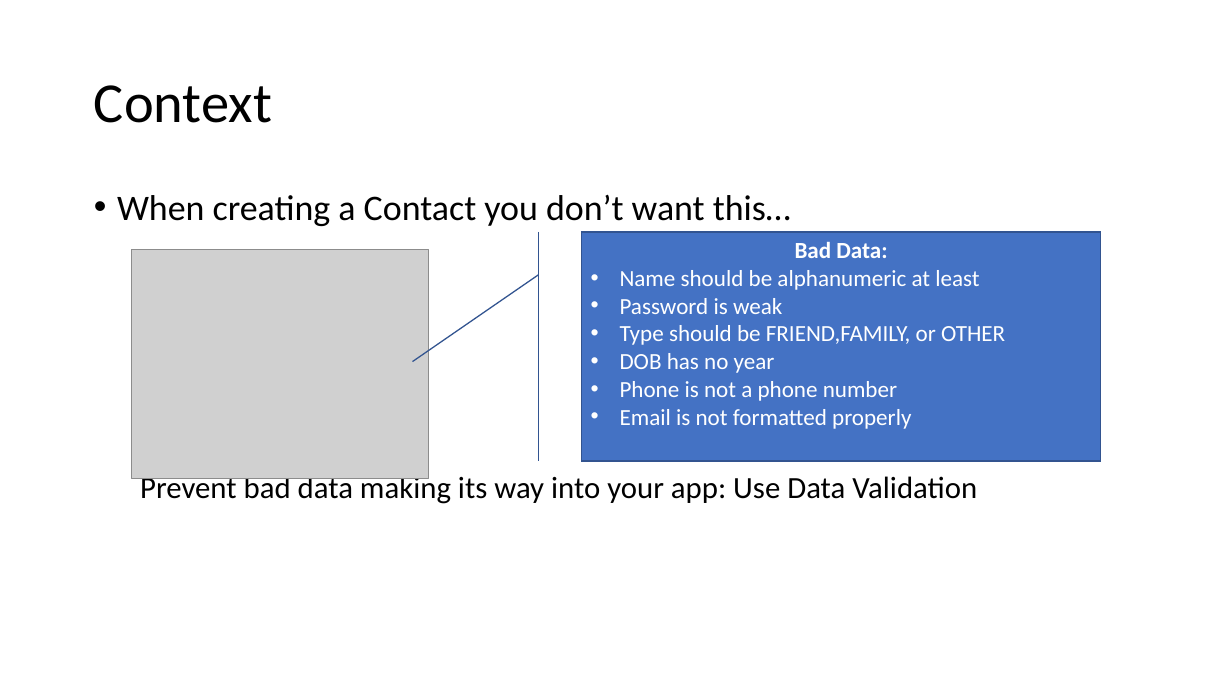
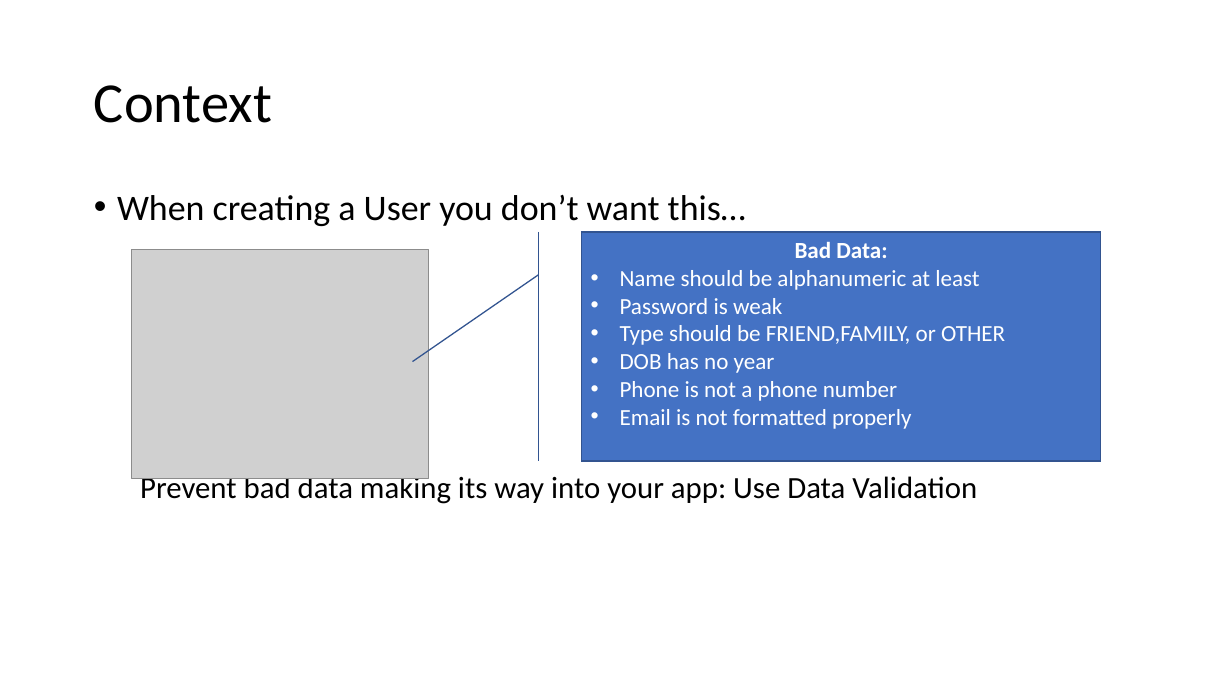
Before and after one commit to diarmuidoconnor/ewd-module-2025, a slide deck: slide 6 of topic10/talk-0/Joi.pptx (slide 5 before the commit). Drawn at 1232x693 pixels with LibreOffice and Linux fonts; fonts in the diff are those of the drawing; grey boxes stand for pictures. Boxes give left, top, right and bottom in pixels: in the first picture for what was removed or moved away, otherwise in the second. Text is boxed around its words. In the diff, an @@ line names an element or a change of style, - is before the commit and + after.

```diff
--- a/topic10/talk-0/Joi.pptx
+++ b/topic10/talk-0/Joi.pptx
@@ text at bbox=[117, 194, 746, 226]: text changed @@
-• When creating a Contact you don’t want this…
+• When creating a User you don’t want this…
```
Also in this commit, not shown: 9 other slides changed, 1 slide added, 7 other files.
